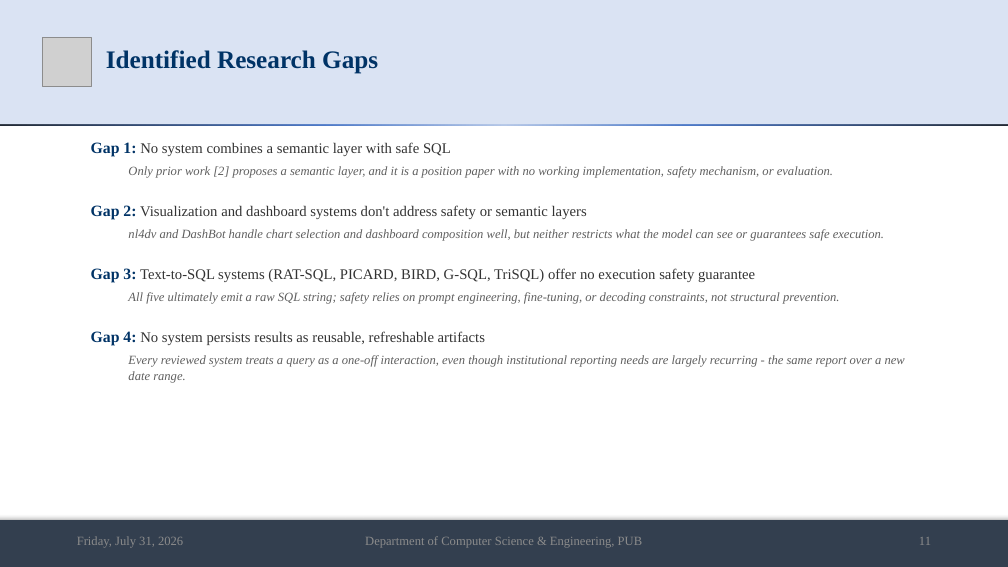
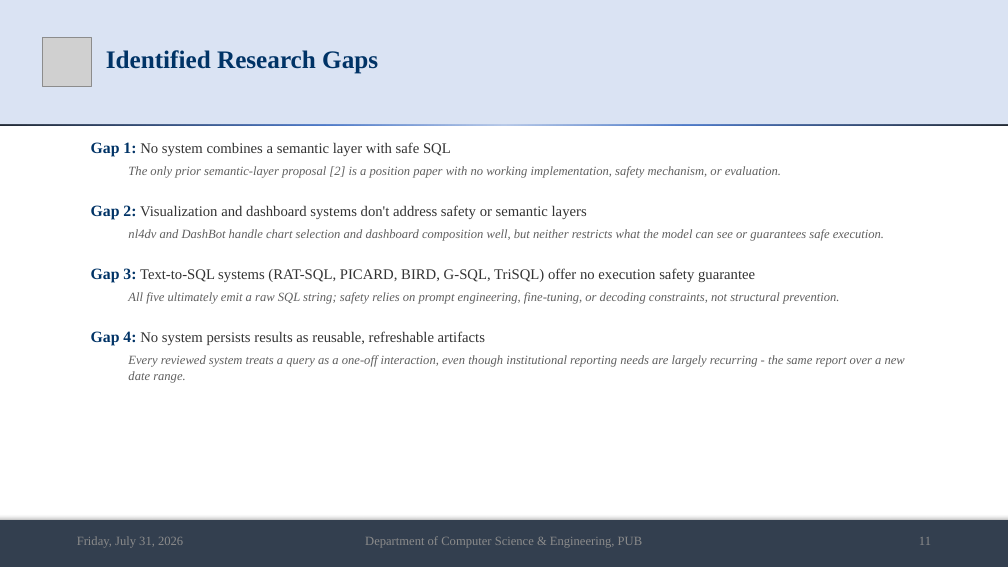
Before and after one commit to md-riaz/AEGIS-Research, a slide deck: slide 11 of docs/scripts/Md_Riaz_Mid_Defense_Final_0322310105101024.pptx. Drawn at 1008x567 pixels with LibreOffice and Linux fonts; fonts in the diff are those of the drawing; grey boxes stand for pictures. Boxes give left, top, right and bottom in pixels: in the first picture for what was removed or moved away, otherwise in the second. Text is boxed around its words. In the diff, an @@ line names an element or a change of style, - is before the commit and + after.

```diff
--- a/docs/scripts/Md_Riaz_Mid_Defense_Final_0322310105101024.pptx
+++ b/docs/scripts/Md_Riaz_Mid_Defense_Final_0322310105101024.pptx
@@ text at (128,166,781,178): text changed @@
-Only prior work [2] proposes a semantic layer, and it is a position paper with no working implementation, safety mechanism, or evaluation.
+The only prior semantic-layer proposal [2] is a position paper with no working implementation, safety mechanism, or evaluation.
```
Also in this commit, not shown: 4 other slides changed, 1 other file.
